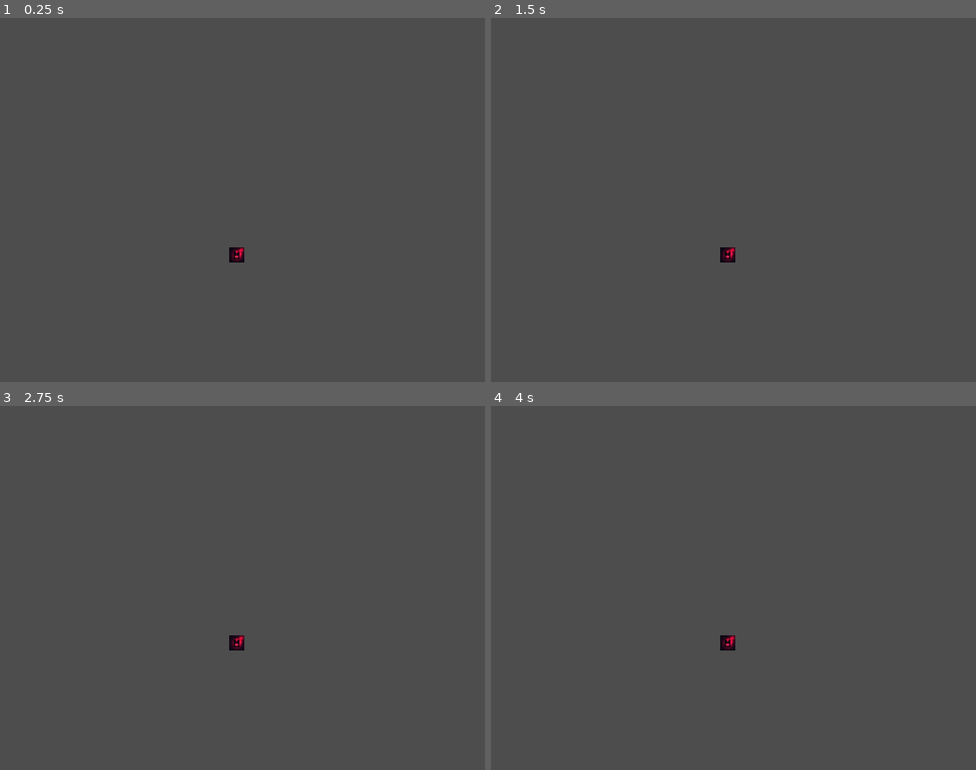
Above: before the commit, frames 1-4 (two rows, left to right).
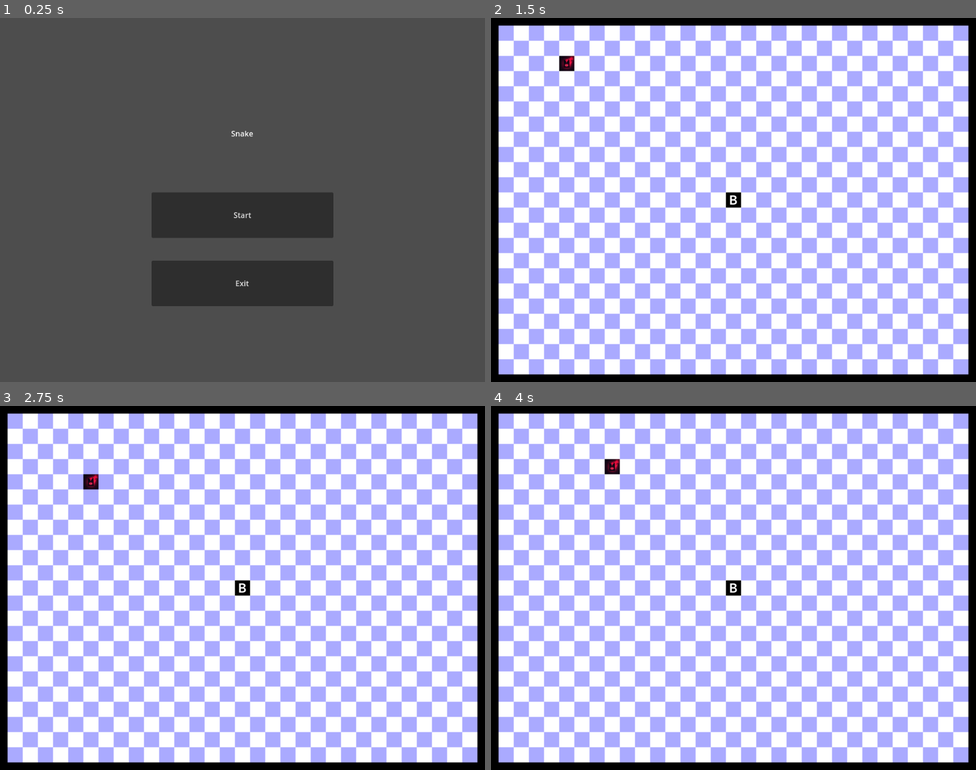
Above: after the commit, the same moments.

Repository: ysheng26/Snake
Game: Godot game, scene res://Menu.tscn
Two runs of this game, one before a commit and one after it. Both use one fixed random seed, a clock stepped at 60 frames per second and the inputs below. Before the commit the project starts from res://Game.tscn.
Inputs (mouse positions are in pixels of both pictures, inside the frame that each line leads up to):
- Up to frame 1 (0.25 s): no input
- Up to frame 2 (1.5 s): click (733, 214) at 0.5 s, where only the run after the commit has a clickable "Start"; tap Enter at 1.25 s; hold Right (right, bound only after the commit) from 1.28 s (still down)
- Up to frame 3 (2.75 s): release Right (right, bound only after the commit) at 2.03 s; hold Down (down, bound only after the commit) from 2.03 s (still down)
- Up to frame 4 (4 s): release Down (down, bound only after the commit) at 2.78 s; hold Right (right, bound only after the commit) 2.78-3.53 s; hold Up (up, bound only after the commit) from 3.53 s (still down)

The runs differ from the first frame. In frame 1, 9.4% of the frame differs, in the area x 31-69%, y 31-80%; in frame 2, 100%, in the area x 0-100%, y 0-100%; in frame 3, 100%; in frame 4, 100%.

Commit message:
Simple game loop

Diff:
--- a/Food.tscn
+++ b/Food.tscn
@@ -1,3 +1,16 @@
-[gd_scene format=3 uid="uid://b0frd715rcsjk"]
+[gd_scene load_steps=3 format=3 uid="uid://b0frd715rcsjk"]
+
+[ext_resource type="Script" uid="uid://3mxp20aegpyg" path="res://food.gd" id="1_lm7oo"]
+
+[sub_resource type="RectangleShape2D" id="RectangleShape2D_lm7oo"]
+size = Vector2(30, 30)
 
 [node name="Food" type="Node2D"]
+script = ExtResource("1_lm7oo")
+
+[node name="FoodArea" type="Area2D" parent="."]
+
+[node name="CollisionShape2D" type="CollisionShape2D" parent="FoodArea"]
+shape = SubResource("RectangleShape2D_lm7oo")
+
+[connection signal="area_entered" from="FoodArea" to="." method="_on_food_area_area_entered"]
--- a/Game.tscn
+++ b/Game.tscn
@@ -1,9 +1,52 @@
-[gd_scene load_steps=3 format=3 uid="uid://dsqm68wyrv1vg"]
+[gd_scene load_steps=8 format=3 uid="uid://dsqm68wyrv1vg"]
 
 [ext_resource type="Script" uid="uid://yqo1bhb0ptc2" path="res://game.gd" id="1_80nbo"]
 [ext_resource type="PackedScene" uid="uid://dh2d6mgittiec" path="res://Snake.tscn" id="2_e2o6t"]
+[ext_resource type="Texture2D" uid="uid://3nyiapqkr8rd" path="res://assets/background.png" id="3_u44n3"]
+
+[sub_resource type="RectangleShape2D" id="RectangleShape2D_u44n3"]
+size = Vector2(1155, 18)
+
+[sub_resource type="RectangleShape2D" id="RectangleShape2D_r0x5m"]
+size = Vector2(84, 819)
+
+[sub_resource type="RectangleShape2D" id="RectangleShape2D_sb48q"]
+size = Vector2(1224.5, 20)
+
+[sub_resource type="RectangleShape2D" id="RectangleShape2D_t88pq"]
+size = Vector2(60, 838)
 
 [node name="Game" type="Node2D"]
 script = ExtResource("1_80nbo")
 
+[node name="Background" type="Sprite2D" parent="."]
+position = Vector2(512, 384)
+texture = ExtResource("3_u44n3")
+
 [node name="Snake" parent="." instance=ExtResource("2_e2o6t")]
+
+[node name="Walls" type="Node" parent="."]
+
+[node name="TopWall" type="Area2D" parent="Walls"]
+
+[node name="CollisionShape2D" type="CollisionShape2D" parent="Walls/TopWall"]
+position = Vector2(503.5, -1)
+shape = SubResource("RectangleShape2D_u44n3")
+
+[node name="RightWall" type="Area2D" parent="Walls"]
+
+[node name="CollisionShape2D" type="CollisionShape2D" parent="Walls/RightWall"]
+position = Vector2(1056, 387.5)
+shape = SubResource("RectangleShape2D_r0x5m")
+
+[node name="BottomWall" type="Area2D" parent="Walls"]
+
+[node name="CollisionShape2D" type="CollisionShape2D" parent="Walls/BottomWall"]
+position = Vector2(531.75, 768)
+shape = SubResource("RectangleShape2D_sb48q")
+
+[node name="LeftWall" type="Area2D" parent="Walls"]
+
+[node name="CollisionShape2D2" type="CollisionShape2D" parent="Walls/LeftWall"]
+position = Vector2(-20, 367)
+shape = SubResource("RectangleShape2D_t88pq")
--- /dev/null
+++ b/GameOver.tscn
@@ -0,0 +1,42 @@
+[gd_scene load_steps=2 format=3 uid="uid://dxjchr0a20c7w"]
+
+[ext_resource type="Script" uid="uid://cchc4ayuj3cpq" path="res://game_over.gd" id="1_40baj"]
+
+[node name="Control" type="Control"]
+layout_mode = 3
+anchors_preset = 15
+anchor_right = 1.0
+anchor_bottom = 1.0
+grow_horizontal = 2
+grow_vertical = 2
+script = ExtResource("1_40baj")
+
+[node name="Label" type="Label" parent="."]
+layout_mode = 0
+offset_left = 1.0
+offset_top = 78.0
+offset_right = 1021.0
+offset_bottom = 243.0
+text = "Game Over"
+horizontal_alignment = 1
+vertical_alignment = 1
+
+[node name="LblScore" type="Label" parent="."]
+layout_mode = 0
+offset_left = 1.0
+offset_top = 259.0
+offset_right = 1021.0
+offset_bottom = 424.0
+text = "Score:"
+horizontal_alignment = 1
+vertical_alignment = 1
+
+[node name="Button" type="Button" parent="."]
+layout_mode = 0
+offset_left = 384.0
+offset_top = 448.0
+offset_right = 640.0
+offset_bottom = 512.0
+text = "Back To Menu"
+
+[connection signal="pressed" from="Button" to="." method="_on_button_pressed"]
--- /dev/null
+++ b/Menu.tscn
@@ -0,0 +1,40 @@
+[gd_scene load_steps=2 format=3 uid="uid://cpc5mbu1nsr32"]
+
+[ext_resource type="Script" uid="uid://bf3a70ipureuv" path="res://menu.gd" id="1_uubjt"]
+
+[node name="Control" type="Control"]
+layout_mode = 3
+anchors_preset = 15
+anchor_right = 1.0
+anchor_bottom = 1.0
+grow_horizontal = 2
+grow_vertical = 2
+script = ExtResource("1_uubjt")
+
+[node name="Label" type="Label" parent="."]
+layout_mode = 0
+offset_top = 144.0
+offset_right = 1024.0
+offset_bottom = 344.0
+text = "Snake"
+horizontal_alignment = 1
+vertical_alignment = 1
+
+[node name="BtnStart" type="Button" parent="."]
+layout_mode = 0
+offset_left = 320.0
+offset_top = 368.0
+offset_right = 704.0
+offset_bottom = 464.0
+text = "Start"
+
+[node name="BtnExit" type="Button" parent="."]
+layout_mode = 0
+offset_left = 320.0
+offset_top = 512.0
+offset_right = 704.0
+offset_bottom = 608.0
+text = "Exit"
+
+[connection signal="pressed" from="BtnStart" to="." method="_on_btn_start_pressed"]
+[connection signal="pressed" from="BtnExit" to="." method="_on_btn_exit_pressed"]
--- a/SnakeBody.tscn
+++ b/SnakeBody.tscn
@@ -1,6 +1,16 @@
-[gd_scene load_steps=2 format=3 uid="uid://i84hlw2a42sn"]
+[gd_scene load_steps=3 format=3 uid="uid://i84hlw2a42sn"]
 
 [ext_resource type="Script" uid="uid://bjx6h1i1rftg" path="res://snake_body.gd" id="1_2bqke"]
 
+[sub_resource type="RectangleShape2D" id="RectangleShape2D_2bqke"]
+size = Vector2(29, 29)
+
 [node name="SnakeBody" type="Node2D"]
 script = ExtResource("1_2bqke")
+
+[node name="SnakeBody" type="Area2D" parent="."]
+
+[node name="CollisionShape2D" type="CollisionShape2D" parent="SnakeBody"]
+shape = SubResource("RectangleShape2D_2bqke")
+
+[connection signal="area_entered" from="SnakeBody" to="." method="_on_snake_body_area_entered"]
--- /dev/null
+++ b/food.gd
@@ -0,0 +1,20 @@
+class_name Food
+extends Node2D
+
+signal consumed
+
+# Called when the node enters the scene tree for the first time.
+func _ready() -> void:
+	pass # Replace with function body.
+
+
+# Called every frame. 'delta' is the elapsed time since the previous frame.
+func _process(delta: float) -> void:
+	pass
+
+
+# Constructor
+func _init():
+	var sprite = Sprite2D.new()
+	sprite.texture = load("res://assets/bb_32x32.png")
+	add_child(sprite)
--- a/game.gd
+++ b/game.gd
@@ -1,15 +1,39 @@
 extends Node2D
-@onready var snake: Node2D = $Snake
+@onready var snake: Snake = $Snake
+
+var FoodScene = preload("res://Food.tscn")
 
 # 1024 x 768
 # maybe get a background later
+# 32 rows 24 cols
+
+# 30 rows 22 cols
+# 16 margin all sides
+
+# game spawns the snake and keeps spawning food
+# logic to update the snake and food should be here
+
+var speed = 10
 
 # Called when the node enters the scene tree for the first time.
 func _ready() -> void:
-	snake.position = Vector2(500, 500)
-	pass # Replace with function body.
+	snake.connect("died", on_snake_died)
+	snake.position = Vector2(128, 128)
+	spawn_food()
 
 
 # Called every frame. 'delta' is the elapsed time since the previous frame.
 func _process(delta: float) -> void:
-	pass
+	Global.score = len(snake.snake_body_list)
+
+
+func spawn_food():
+	var pos = Vector2(randi_range(1, 31) * 32, randi_range(1, 23) * 32)
+	var food = FoodScene.instantiate()
+	food.position = pos
+	food.connect("consumed", spawn_food)
+	call_deferred("add_child", food)
+
+
+func on_snake_died():
+	get_tree().change_scene_to_file("res://GameOver.tscn")
--- /dev/null
+++ b/game_over.gd
@@ -0,0 +1,16 @@
+extends Control
+
+@onready var lbl_score: Label = $LblScore
+
+# Called when the node enters the scene tree for the first time.
+func _ready() -> void:
+	lbl_score.text = "Score: " + str(Global.score)
+
+
+# Called every frame. 'delta' is the elapsed time since the previous frame.
+func _process(delta: float) -> void:
+	pass
+
+
+func _on_button_pressed() -> void:
+	get_tree().change_scene_to_file("res://Menu.tscn")
--- /dev/null
+++ b/global.gd
@@ -0,0 +1,2 @@
+extends Node
+var score: int = 0
--- /dev/null
+++ b/menu.gd
@@ -0,0 +1,19 @@
+extends Control
+
+
+# Called when the node enters the scene tree for the first time.
+func _ready() -> void:
+	pass # Replace with function body.
+
+
+# Called every frame. 'delta' is the elapsed time since the previous frame.
+func _process(delta: float) -> void:
+	pass
+
+
+func _on_btn_exit_pressed() -> void:
+	get_tree().quit()
+
+
+func _on_btn_start_pressed() -> void:
+	get_tree().change_scene_to_file("res://Game.tscn")
--- a/project.godot
+++ b/project.godot
@@ -11,14 +11,41 @@
 [application]
 
 config/name="Snake"
-run/main_scene="uid://dsqm68wyrv1vg"
+run/main_scene="uid://cpc5mbu1nsr32"
 config/features=PackedStringArray("4.5", "GL Compatibility")
+
+[autoload]
+
+Global="*res://global.gd"
 
 [display]
 
 window/size/viewport_width=1024
 window/size/viewport_height=768
 
+[input]
+
+up={
+"deadzone": 0.2,
+"events": [Object(InputEventKey,"resource_local_to_scene":false,"resource_name":"","device":-1,"window_id":0,"alt_pressed":false,"shift_pressed":false,"ctrl_pressed":false,"meta_pressed":false,"pressed":false,"keycode":0,"physical_keycode":4194320,"key_label":0,"unicode":0,"location":0,"echo":false,"script":null)
+]
+}
+down={
+"deadzone": 0.2,
+"events": [Object(InputEventKey,"resource_local_to_scene":false,"resource_name":"","device":-1,"window_id":0,"alt_pressed":false,"shift_pressed":false,"ctrl_pressed":false,"meta_pressed":false,"pressed":false,"keycode":0,"physical_keycode":4194322,"key_label":0,"unicode":0,"location":0,"echo":false,"script":null)
+]
+}
+left={
+"deadzone": 0.2,
+"events": [Object(InputEventKey,"resource_local_to_scene":false,"resource_name":"","device":-1,"window_id":0,"alt_pressed":false,"shift_pressed":false,"ctrl_pressed":false,"meta_pressed":false,"pressed":false,"keycode":0,"physical_keycode":4194319,"key_label":0,"unicode":0,"location":0,"echo":false,"script":null)
+]
+}
+right={
+"deadzone": 0.2,
+"events": [Object(InputEventKey,"resource_local_to_scene":false,"resource_name":"","device":-1,"window_id":0,"alt_pressed":false,"shift_pressed":false,"ctrl_pressed":false,"meta_pressed":false,"pressed":false,"keycode":0,"physical_keycode":4194321,"key_label":0,"unicode":0,"location":0,"echo":false,"script":null)
+]
+}
+
 [rendering]
 
 textures/canvas_textures/default_texture_filter=0
--- a/snake.gd
+++ b/snake.gd
@@ -8,11 +8,10 @@
 
 Let's see how can I dynamically render the Sprite2D
 """
-
-
+class_name Snake
 extends Node2D
 
-var length:int = 1
+signal died
 
 const UP = Vector2(0, -1)
 const RIGHT = Vector2(1, 0)
@@ -22,23 +21,60 @@
 var direction_list = [UP, RIGHT, LEFT, DOWN]
 var direction = direction_list.pick_random();
 
-# var positions = []
-var head = null;
-
-var speed = 10;
+# index 0 is head
+var snake_body_list = []
 
 var SnakeBodyScene = preload("res://SnakeBody.tscn")
 
 # Called when the node enters the scene tree for the first time.
 func _ready() -> void:
-	head = add_new_snake_body();
+	var snake_head = SnakeBodyScene.instantiate()
+	add_child(snake_head)
+	snake_body_list.append(snake_head)
+	snake_head.connect("ate_food", on_snake_ate_food)
+	snake_head.connect("died", on_snake_died)
 
 
+var move_timer = 0
+const MOVE_DELAY = 0.4
 # Called every frame. 'delta' is the elapsed time since the previous frame.
 func _process(delta: float) -> void:
-	pass
+	handle_input()
+	move_timer += delta
+	if move_timer >= MOVE_DELAY:
+		move_timer = 0
+		move_snake(direction)
 
 
-func add_new_snake_body():
+func move_snake(dir: Vector2):
+	# debug_print_all_pos()
+	# update positions of all parts
+	var prev = snake_body_list[0].position
+	snake_body_list[0].position = snake_body_list[0].position + dir * 32
+	for i in range(1, len(snake_body_list)):
+		var curr = snake_body_list[i].position
+		snake_body_list[i].position = prev
+		prev = curr
+
+
+func on_snake_ate_food():
+	# add new node to tail
 	var snake_body = SnakeBodyScene.instantiate()
-	add_child(snake_body)
+	snake_body.position = snake_body_list[-1].position - direction * 32
+	snake_body_list.append(snake_body)
+	call_deferred("add_child", snake_body)
+
+
+func on_snake_died():
+	emit_signal("died")
+
+
+func handle_input():
+	if Input.is_action_pressed("up") and direction != DOWN:
+		direction = UP
+	elif Input.is_action_pressed("down") and direction != UP:
+		direction = DOWN
+	elif Input.is_action_pressed("left") and direction != RIGHT:
+		direction = LEFT
+	elif Input.is_action_pressed("right") and direction != LEFT:
+		direction = RIGHT
--- a/snake_body.gd
+++ b/snake_body.gd
@@ -1,5 +1,8 @@
 class_name SnakeBody
 extends Node2D
+
+signal ate_food
+signal died
 
 const sprite_resources = [
 	"res://assets/aa_32x32.png",
@@ -21,9 +24,20 @@
 func _process(delta: float) -> void:
 	pass
 
+
 # Constructor
 func _init():
 	var tmp = sprite_resources.pick_random()
 	var sprite = Sprite2D.new()
 	sprite.texture = load(tmp)
 	add_child(sprite)
+
+
+func _on_snake_body_area_entered(area: Area2D) -> void:
+	var node = area.get_parent()
+	if node is SnakeBody or node.name == "Walls":
+		emit_signal("died")
+	elif node is Food:
+		emit_signal("ate_food")
+		node.emit_signal("consumed")
+		node.queue_free()
Binary file added: assets/background.png
Not shown, added: assets/background.png.import
Binary file added: assets/bb_32x32.png
Not shown, added: assets/bb_32x32.png.import
Binary file added: assets/raw/bb.jpeg
Not shown, added: assets/raw/bb.jpeg.import
Not shown, added: food.gd.uid
Not shown, added: game_over.gd.uid
Not shown, added: global.gd.uid
Not shown, added: menu.gd.uid
Not shown, added: assets/raw/background.kra
